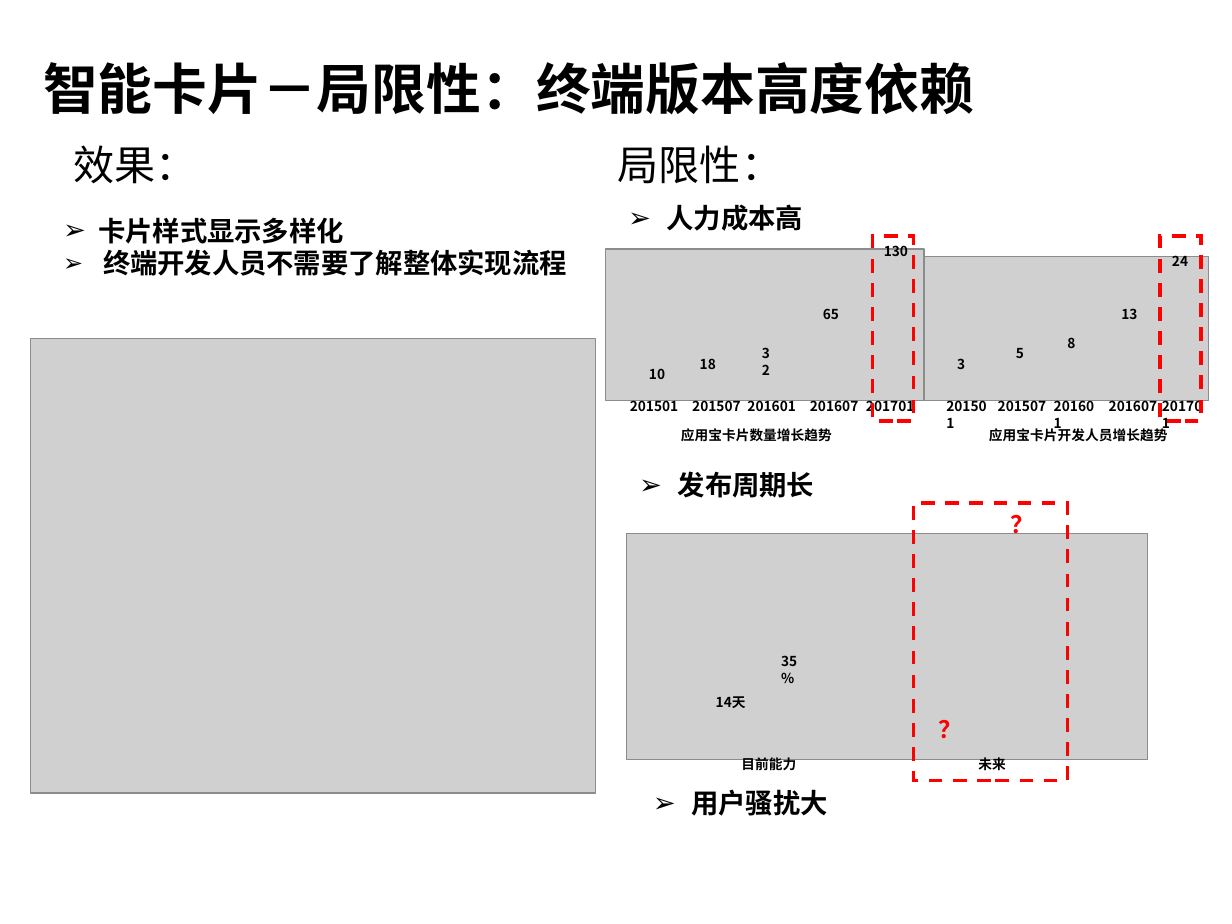
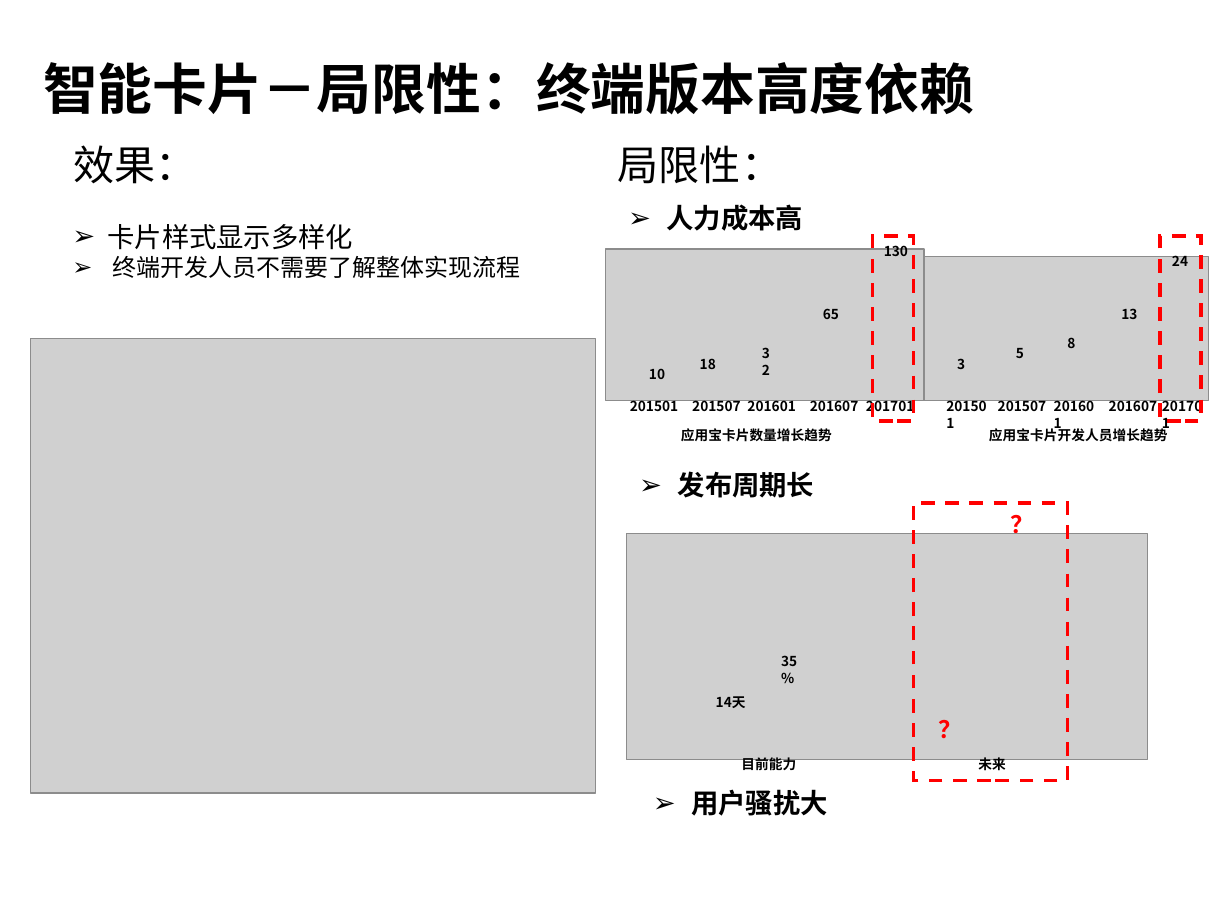
Before and after one commit to hamlingong/data, a slide deck: slide 6 of promote/龚海龙-v1.0.ppt. Drawn at 1232x924 pixels with LibreOffice and Linux fonts; fonts in the diff are those of the drawing; grey boxes stand for pictures; background and template pictures are left out. Boxes give left, top, right and bottom in pixels: in the first picture for what was removed or moved away, otherwise in the second. Text is boxed around its words. In the diff, an @@ line names an element or a change of style, - is before the commit and + after.

```diff
--- a/promote/龚海龙-v1.0.ppt
+++ b/promote/龚海龙-v1.0.ppt
@@ text "卡片样式显示多样化" moved from (x1=98, y1=217, x2=567, y2=276) to (x1=108, y1=224, x2=520, y2=278) @@
@@ text "卡片样式显示多样化" at (x1=108, y1=224, x2=520, y2=278): bold off; size 16 to 14 pt in "终端开发人员不需要了解整体实现流程" @@
```
Also in this commit, not shown: 8 other slides changed, 3 slides added, 5 slides removed, 2 other files.
